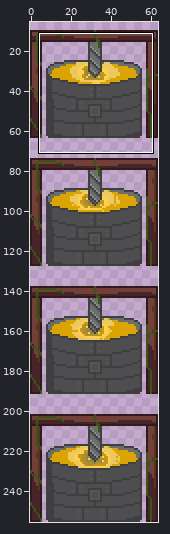
One commit to this sprite sheet: android/assets/MaquinaComidaOn.png. Above: a wide view before the commit, with the close-up outlined.
Close-up. Before the edit:
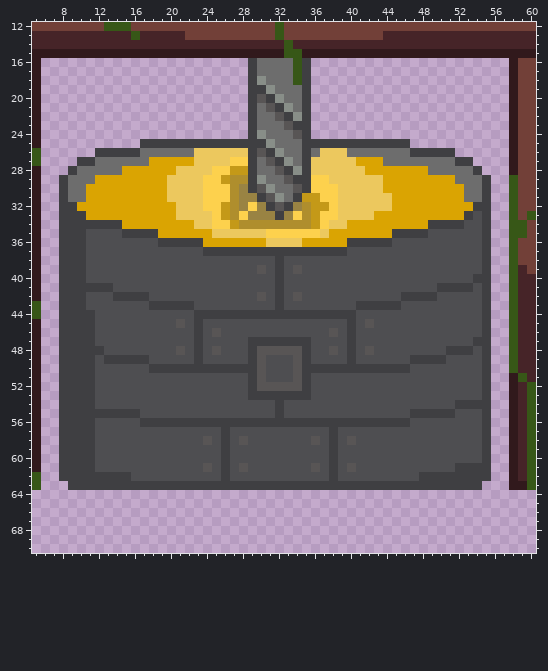
The file is 64x256 pixels. Shown: x 5..60, y 12..70. The wide view leaves out empty margins. The commit also changed other parts of the picture, which this record leaves out.
Once edited:
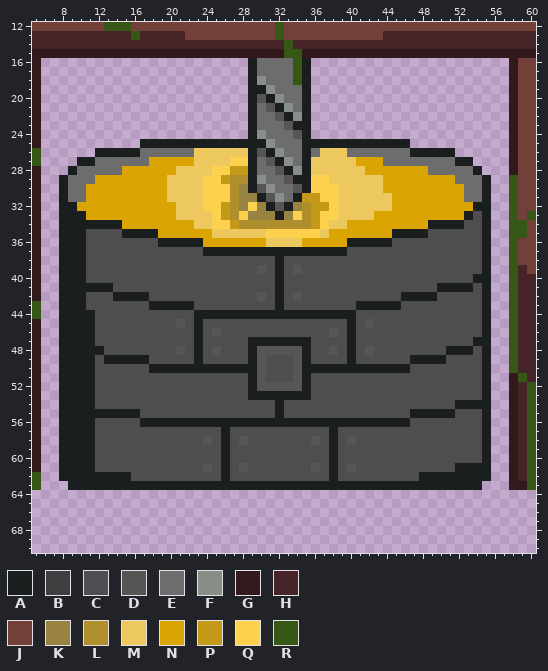
Palette (. is transparent): A #1b1e1e  B #3f3f42  C #4e4e51  D #585555  E #6d6d6d  F #888e88  G #31191c  H #462428  J #724038  K #998343  L #af8e2d  M #ecc85e  N #daa402  P #c49918  Q #fdd14d  R #375717
The edit:
@@ x 5..60 @@
 15 GGGGGGGGGGGGGGGGGGGGGGGGGGGGRRGGGGGGGGGGGGGGGGGGGGGGGGGG
-16 G.......................BEEEERB......................GJJ
-17 G.......................BEEEERB......................GJJ
-18 G.......................BFEEERB......................GJJ
-19 G.......................BBFEEEB......................GJJ
-20 G.......................BDBFEEB......................GJJ
-21 G.......................BEDBFEB......................GJJ
-22 G.......................BEEDBFB......................GJJ
-23 G.......................BEEEDBB......................GJJ
-24 G.......................BFEEEDB......................GJJ
-25 G...........BBBBBBBBBBBBBBFEEEBBBBBBBBBBBB...........GJJ
-26 R......BBBBBEEEEEEMMMMMMBDBFEEBEMMMEEEEEEEBBBBB......GJJ
-27 R....BBEEEEEENNNNNMMMMQQBEDBFEBMMMMMNNNEEEEEEEEBB....GJJ
-28 G...BEEEEENNNNNNMMMMQQPPBEEDBFBMMMMMMNNNNNNNEEEEEB...GJJ
-29 G..BEEENNNNNNNNMMMMQQPLLBFEEDBBQQMMMMMMNNNNNNNNEEEB..RJJ
-30 G..BEENNNNNNNNNMMMMQQQLKBDFEEDBQQQMMMMMNNNNNNNNNEEB..RJJ
-31 G..BEENNNNNNNNNMMMMQQQLKKBDFEBPPQQMMMMMMNNNNNNNNEEB..RJJ
-32 G..BBNNNNNNNNNNNMMMQQPLKQKBDBKLPPQMMMMMMNNNNNNNNNBB..RJJ
-33 G..BBBNNNNNNNNNNMMMMQPLQKKKBKQLPQQMMMMNNNNNNNNNNBCB..RJR
-34 G..BBBBBBBNNNNNNNNMMQQPLLLLLLLLPQMMNNNNNNNNNBBBBCCB..RRJ
-35 G..BBBCCCCBBBBNNNNNNMMMMMMQQQQQQMNNNNNNNBBBBCCCCCCB..RRJ
-36 G..BBBCCCCCCCCBBBBBNNNNNNNMMMMNNNNNBBBBBCCCCCCCCCCB..RJJ
-37 G..BBBCCCCCCCCCCCCCBBBBBBBBBBBBBBBBCCCCCCCCCCCCCCCB..RJJ
-38 G..BBBCCCCCCCCCCCCCCCCCCCCCBCCCCCCCCCCCCCCCCCCCCCCB..RJJ
-39 G..BBBCCCCCCCCCCCCCCCCCCCDCBCDCCCCCCCCCCCCCCCCCCCCB..RHJ
-40 G..BBBCCCCCCCCCCCCCCCCCCCCCBCCCCCCCCCCCCCCCCCCCCCBB..RHH
-41 G..BBBBBBCCCCCCCCCCCCCCCCCCBCCCCCCCCCCCCCCCCCBBBBCB..RHH
-42 G..BBBCCCBBBBCCCCCCCCCCCCDCBCDCCCCCCCCCCCBBBBCCCCCB..RHH
-43 R..BBBCCCCCCCBBBBBCCCCCCCCCBCCCCCCCCBBBBBCCCCCCCCCB..RHH
-44 R..BBBBCCCCCCCCCCCBBBBBBBBBBBBBBBBBBCCCCCCCCCCCCCCB..RHH
-45 G..BBBBCCCCCCCCCDCBCCCCCCCCCCCCCCCCBCDCCCCCCCCCCCCB..RHH
-46 G..BBBBCCCCCCCCCCCBCDCCCCCCCCCCCCDCBCCCCCCCCCCCCCCB..RHH
-47 G..BBBBCCCCCCCCCCCBCCCCCBBBBBBBCCCCBCCCCCCCCCCCCCBB..RHH
-48 G..BBBBBCCCCCCCCDCBCDCCCBDDDDDBCCDCBCDCCCCCCCCBBBCB..RHH
-49 G..BBBBCBBBBBCCCCCBCCCCCBDCCCDBCCCCBCCCCCCBBBBCCCCB..RHH
-50 G..BBBBCCCCCCBBBBBBBBBBBBDCCCDBBBBBBBBBBBBCCCCCCCCB..RHH
-51 G..BBBBCCCCCCCCCCCCCCCCCBDCCCDBCCCCCCCCCCCCCCCCCCCB..GRH
-52 G..BBBBCCCCCCCCCCCCCCCCCBDDDDDBCCCCCCCCCCCCCCCCCCCB..GHR
-53 G..BBBBCCCCCCCCCCCCCCCCCBBBBBBBCCCCCCCCCCCCCCCCCCCB..GHR
-54 G..BBBBCCCCCCCCCCCCCCCCCCCCBCCCCCCCCCCCCCCCCCCCBBBB..GHR
-55 G..BBBBBBBBBCCCCCCCCCCCCCCCBCCCCCCCCCCCCCCBBBBBCCCB..GHR
-56 G..BBBBCCCCCBBBBBBBBBBBBBBBBBBBBBBBBBBBBBBCCCCCCCCB..GHR
-57 G..BBBBCCCCCCCCCCCCCCBCCCCCCCCCCCBCCCCCCCCCCCCCCCCB..GHR
-58 G..BBBBCCCCCCCCCCCCDCBCDCCCCCCCDCBCDCCCCCCCCCCCCCCB..GHR
-59 G..BBBBCCCCCCCCCCCCCCBCCCCCCCCCCCBCCCCCCCCCCCCCCCCB..GHR
-60 G..BBBBCCCCCCCCCCCCCCBCCCCCCCCCCCBCCCCCCCCCCCCCCCCB..GHR
-61 G..BBBBCCCCCCCCCCCCDCBCDCCCCCCCDCBCDCCCCCCCCCCCBBBB..GHR
-62 R..BBBBBBBBCCCCCCCCCCBCCCCCCCCCCCBCCCCCCCCCBBBBBBBB..GHR
-63 R...BBBBBBBBBBBBBBBBBBBBBBBBBBBBBBBBBBBBBBBBBBBBBB...GGR
+16 G.......................AEEEERA......................GJJ
+17 G.......................AEEEERA......................GJJ
+18 G.......................AFEEERA......................GJJ
+19 G.......................AAFEEEA......................GJJ
+20 G.......................ADAFEEA......................GJJ
+21 G.......................AEDAFEA......................GJJ
+22 G.......................AEEDAFA......................GJJ
+23 G.......................AEEEDAA......................GJJ
+24 G.......................AFEEEDA......................GJJ
+25 G...........AAAAAAAAAAAAAAFEEEAAAAAAAAAAAA...........GJJ
+26 R......AAAAAEEEEEEMMMMMMADAFEEAEMMMEEEEEEEAAAAA......GJJ
+27 R....AAEEEEEENNNNNMMMMQQAEDAFEAMMMMMNNNEEEEEEEEAA....GJJ
+28 G...AEEEEENNNNNNMMMMQQPPAEEDAFAMMMMMMNNNNNNNEEEEEA...GJJ
+29 G..AEEENNNNNNNNMMMMQQPLLAFEEDAAQQMMMMMMNNNNNNNNEEEA..RJJ
+30 G..AEENNNNNNNNNMMMMQQQLKADFEEDAQQQMMMMMNNNNNNNNNEEA..RJJ
+31 G..AEENNNNNNNNNMMMMQQQLKKADFEAPPQQMMMMMMNNNNNNNNEEA..RJJ
+32 G..AANNNNNNNNNNNMMMQQPLKQKADAKLPPQMMMMMMNNNNNNNNNAA..RJJ
+33 G..AAANNNNNNNNNNMMMMQPLQKKKAKQLPQQMMMMNNNNNNNNNNACA..RJR
+34 G..AAAAAAANNNNNNNNMMQQPLLLLLLLLPQMMNNNNNNNNNAAAACCA..RRJ
+35 G..AAACCCCAAAANNNNNNMMMMMMQQQQQQMNNNNNNNAAAACCCCCCA..RRJ
+36 G..AAACCCCCCCCAAAAANNNNNNNMMMMNNNNNAAAAACCCCCCCCCCA..RJJ
+37 G..AAACCCCCCCCCCCCCAAAAAAAAAAAAAAAACCCCCCCCCCCCCCCA..RJJ
+38 G..AAACCCCCCCCCCCCCCCCCCCCCACCCCCCCCCCCCCCCCCCCCCCA..RJJ
+39 G..AAACCCCCCCCCCCCCCCCCCCDCACDCCCCCCCCCCCCCCCCCCCCA..RHJ
+40 G..AAACCCCCCCCCCCCCCCCCCCCCACCCCCCCCCCCCCCCCCCCCCAA..RHH
+41 G..AAAAAACCCCCCCCCCCCCCCCCCACCCCCCCCCCCCCCCCCAAAACA..RHH
+42 G..AAACCCAAAACCCCCCCCCCCCDCACDCCCCCCCCCCCAAAACCCCCA..RHH
+43 R..AAACCCCCCCAAAAACCCCCCCCCACCCCCCCCAAAAACCCCCCCCCA..RHH
+44 R..AAAACCCCCCCCCCCAAAAAAAAAAAAAAAAAACCCCCCCCCCCCCCA..RHH
+45 G..AAAACCCCCCCCCDCACCCCCCCCCCCCCCCCACDCCCCCCCCCCCCA..RHH
+46 G..AAAACCCCCCCCCCCACDCCCCCCCCCCCCDCACCCCCCCCCCCCCCA..RHH
+47 G..AAAACCCCCCCCCCCACCCCCAAAAAAACCCCACCCCCCCCCCCCCAA..RHH
+48 G..AAAAACCCCCCCCDCACDCCCADDDDDACCDCACDCCCCCCCCAAACA..RHH
+49 G..AAAACAAAAACCCCCACCCCCADCCCDACCCCACCCCCCAAAACCCCA..RHH
+50 G..AAAACCCCCCAAAAAAAAAAAADCCCDAAAAAAAAAAAACCCCCCCCA..RHH
+51 G..AAAACCCCCCCCCCCCCCCCCADCCCDACCCCCCCCCCCCCCCCCCCA..GRH
+52 G..AAAACCCCCCCCCCCCCCCCCADDDDDACCCCCCCCCCCCCCCCCCCA..GHR
+53 G..AAAACCCCCCCCCCCCCCCCCAAAAAAACCCCCCCCCCCCCCCCCCCA..GHR
+54 G..AAAACCCCCCCCCCCCCCCCCCCCACCCCCCCCCCCCCCCCCCCAAAA..GHR
+55 G..AAAAAAAAACCCCCCCCCCCCCCCACCCCCCCCCCCCCCAAAAACCCA..GHR
+56 G..AAAACCCCCAAAAAAAAAAAAAAAAAAAAAAAAAAAAAACCCCCCCCA..GHR
+57 G..AAAACCCCCCCCCCCCCCACCCCCCCCCCCACCCCCCCCCCCCCCCCA..GHR
+58 G..AAAACCCCCCCCCCCCDCACDCCCCCCCDCACDCCCCCCCCCCCCCCA..GHR
+59 G..AAAACCCCCCCCCCCCCCACCCCCCCCCCCACCCCCCCCCCCCCCCCA..GHR
+60 G..AAAACCCCCCCCCCCCCCACCCCCCCCCCCACCCCCCCCCCCCCCCCA..GHR
+61 G..AAAACCCCCCCCCCCCDCACDCCCCCCCDCACDCCCCCCCCCCCAAAA..GHR
+62 R..AAAAAAAACCCCCCCCCCACCCCCCCCCCCACCCCCCCCCAAAAAAAA..GHR
+63 R...AAAAAAAAAAAAAAAAAAAAAAAAAAAAAAAAAAAAAAAAAAAAAA...GGR
 64 ........................................................
Changed places in both close-ups, as pixel boxes (x1, y1, x2, y2):
changed: (59, 58, 491, 490)
